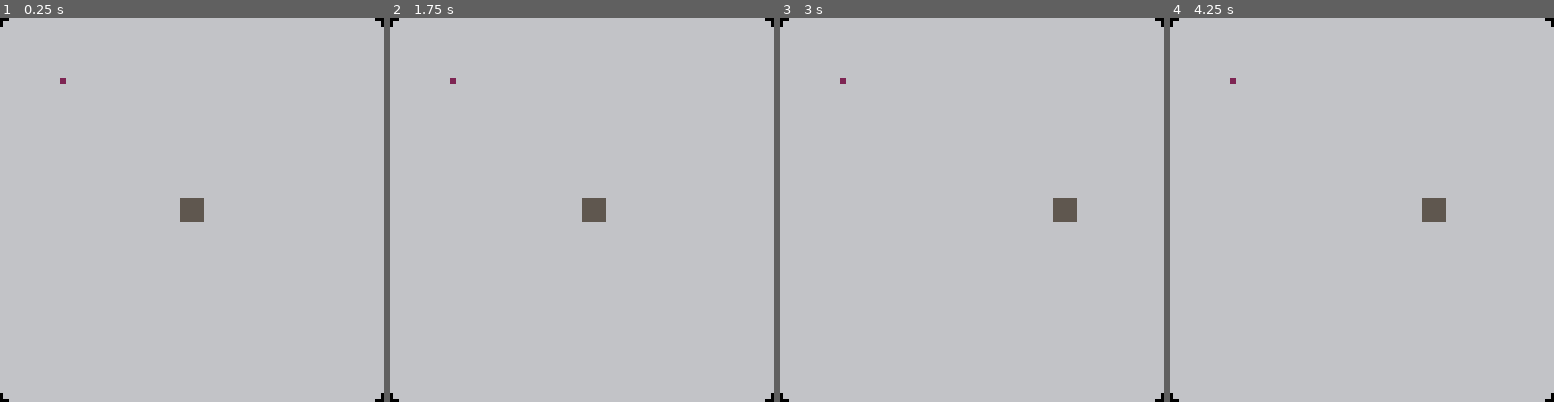
Above: before the commit, frames 1-4 (left to right).
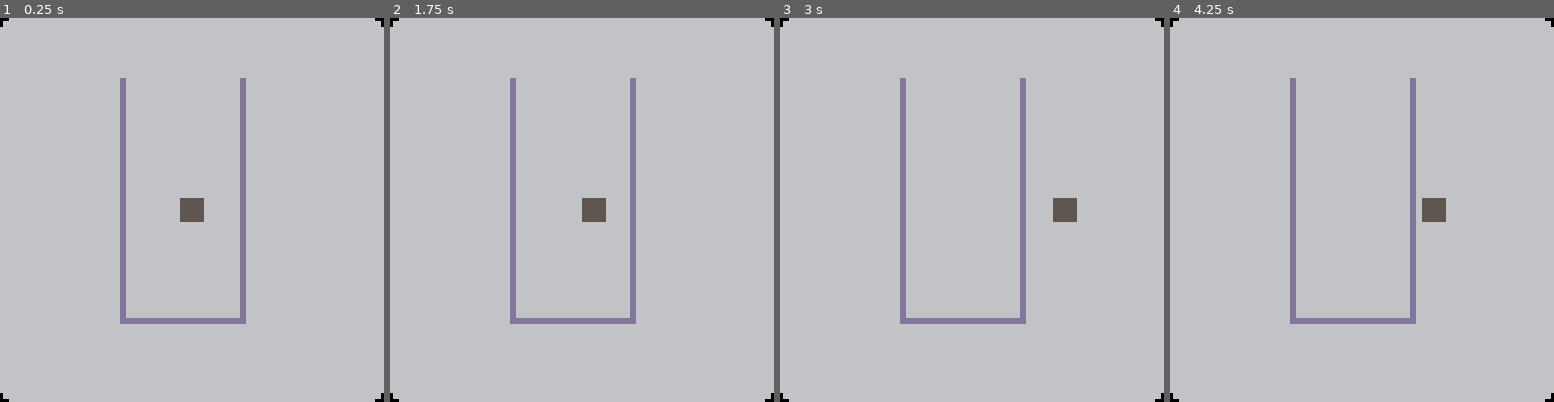
Above: after the commit, the same moments.

Repository: emilykrohn/Pico8-Tetris
Game: PICO-8 cartridge main.p8
Same seed, same stepped clock (60 frames per second), same inputs: the game is played once before the commit and once after it.
Inputs:
- Up to frame 1 (0.25 s): no input
- Up to frame 2 (1.75 s): hold Right from 1.6 s (still down)
- Up to frame 3 (3 s): release Right at 2.1 s; hold Right from 2.47 s (still down)
- Up to frame 4 (4.25 s): release Right at 3.03 s; hold Left 3.08-3.58 s; hold Right from 4.02 s (still down)

The runs differ from the first frame. In frame 1, 2.5% of the frame differs, in the area x 15-65%, y 15-80%; in frame 2, 2.5%; in frame 3, 2.5%; in frame 4, 2.5%.

Commit message:
Add tetris pieces in sprite creator

Diff:
--- a/main.p8
+++ b/main.p8
@@ -18,17 +18,30 @@
 	cls()
 	rrectfill(0, 0, 128, 128, 3)
 	spr(2, position, 60)
-	sspr(0, 0, 8, 8, 20, 20, 2, 2)
+	sspr(0, 0, 8, 8, 40, 20, 2, 80)
+	sspr(0, 0, 8, 8, 40, 100, 42, 2)
+	sspr(0, 0, 8, 8, 80, 20, 2, 80)
 end
 __gfx__
-22222222666666665555555511111111000000000000000000000000000000000000000000000000000000000000000000000000000000000000000000000000
-22222222666666665555555511111111000000000000000000000000000000000000000000000000000000000000000000000000000000000000000000000000
-22222222666666665555555511111111000000000000000000000000000000000000000000000000000000000000000000000000000000000000000000000000
-22222222666666665555555511111111000000000000000000000000000000000000000000000000000000000000000000000000000000000000000000000000
-22222222666666665555555511111111000000000000000000000000000000000000000000000000000000000000000000000000000000000000000000000000
-22222222666666665555555511111111000000000000000000000000000000000000000000000000000000000000000000000000000000000000000000000000
-22222222666666665555555511111111000000000000000000000000000000000000000000000000000000000000000000000000000000000000000000000000
-22222222666666665555555511111111000000000000000000000000000000000000000000000000000000000000000000000000000000000000000000000000
+dddddddd66666666555555551111111133333333008882001ccc0000000000000000bbb39aaa0000000000000000000000000000000000000000000000000000
+dddddddd66666666555555551111111133333333008882001ccc0000000000000000bbb39aaa0000000000000000000000000000000000000000000000000000
+dddddddd66666666555555551111111133333333008882001ccc0000000000000000bbb39aaa0000000000000000000000000000000000000000000000000000
+dddddddd66666666555555551111111133333333008882001ccc0000000000000000bbb39aaa0000000000000000000000000000000000000000000000000000
+dddddddd66666666555555551111111133333333008882001ccccccc00007776bbbbbbb39aaaaaaad66600000000000000000000000000000000000000000000
+dddddddd66666666555555551111111133333333008882001ccccccc00007776bbbbbbb39aaaaaaad66600000000000000000000000000000000000000000000
+dddddddd66666666555555551111111133333333008882001ccccccc00007776bbbbbbb39aaaaaaad66600000000000000000000000000000000000000000000
+dddddddd66666666555555551111111133333333008882001ccc111100007776bbbbbbb39aaaaaaad66600000000000000000000000000000000000000000000
+0000000000000000000000000000000000000000000000001ccc000000007776bbb3000000009aaad66600000000000000000000000000000000000000000000
+0000000000000000000000000000000000000000000000001ccc000000007776bbb3000000009aaad66600000000000000000000000000000000000000000000
+0000000000000000000000000000000000000000000000001ccc000000007776bbb3000000009aaad66600000000000000000000000000000000000000000000
+00000000000000000000000000000000000000000000000011110000000077763333000000009999d66600000000000000000000000000000000000000000000
+00000000000000000000000000000000000000000000000000000000777777760000000000000000d66666660000000000000000000000000000000000000000
+00000000000000000000000000000000000000000000000000000000777777760000000000000000d66666660000000000000000000000000000000000000000
+00000000000000000000000000000000000000000000000000000000777777760000000000000000d66666660000000000000000000000000000000000000000
+00000000000000000000000000000000000000000000000000000000666666660000000000000000dddddddd0000000000000000000000000000000000000000
+__gff__
+0000000000010101010101000000000000000000000001010101010000000000000000000000000000000000000000000000000000000000000000000000000000000000000000000000000000000000000000000000000000000000000000000000000000000000000000000000000000000000000000000000000000000000
+0000000000000000000000000000000000000000000000000000000000000000000000000000000000000000000000000000000000000000000000000000000000000000000000000000000000000000000000000000000000000000000000000000000000000000000000000000000000000000000000000000000000000000
 __map__
 0202020202020202020202020202020200000000000000000000000000000000000000000000000000000000000000000000000000000000000000000000000000000000000000000000000000000000000000000000000000000000000000000000000000000000000000000000000000000000000000000000000000000000
 0202020202020202020202020202020200000000000000000000000000000000000000000000000000000000000000000000000000000000000000000000000000000000000000000000000000000000000000000000000000000000000000000000000000000000000000000000000000000000000000000000000000000000
